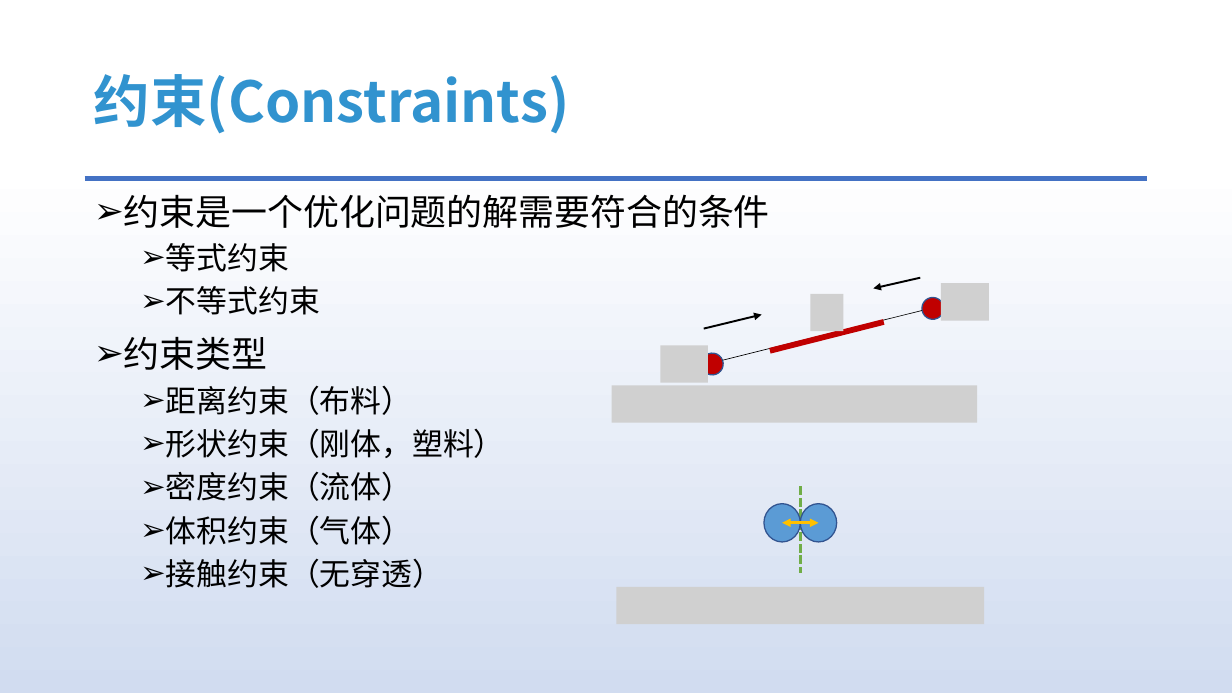
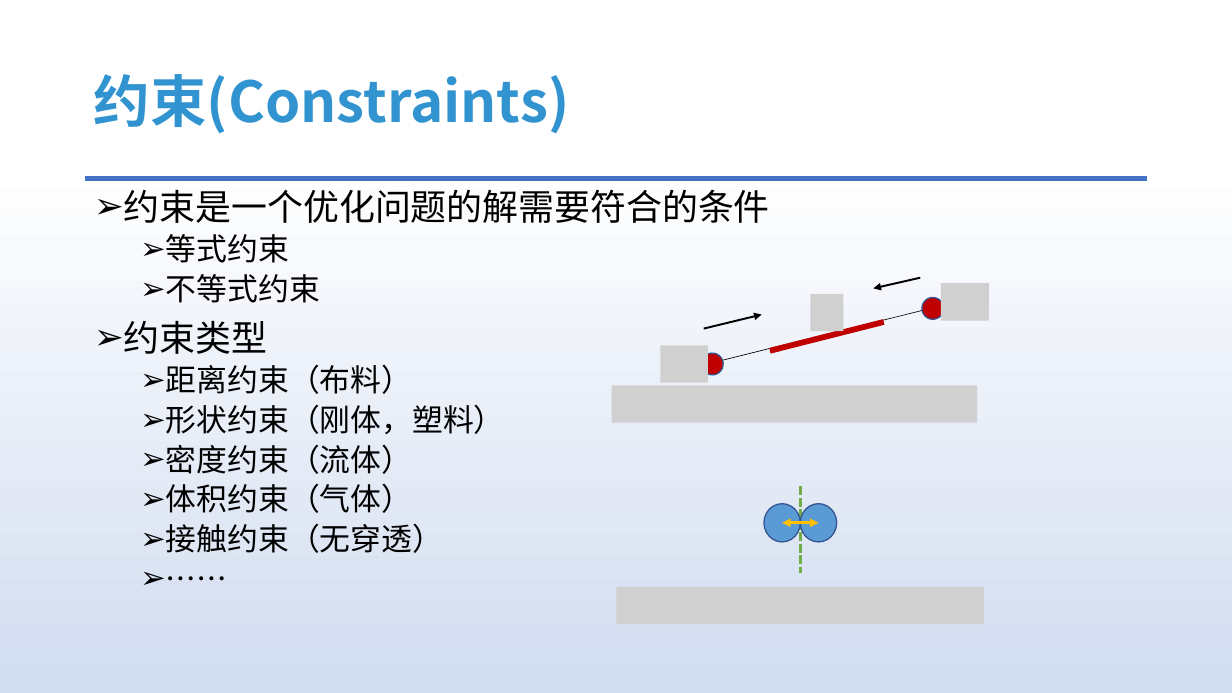
Before and after one commit to answerear/UnityFluid, a slide deck: slide 13 of doc/正式版/基于物理的交互式流体模拟介绍.pptx. Drawn at 1232x693 pixels with LibreOffice and Linux fonts; fonts in the diff are those of the drawing; grey boxes stand for pictures. Boxes give left, top, right and bottom in pixels: in the first picture for what was removed or moved away, otherwise in the second. Text is boxed around its words. In the diff, an @@ line names an element or a change of style, - is before the commit and + after.

```diff
--- a/doc/正式版/基于物理的交互式流体模拟介绍.pptx
+++ b/doc/正式版/基于物理的交互式流体模拟介绍.pptx
@@ text at [124, 189, 770, 553]: paragraph added @@
+  ➢ ……
@@ text at [124, 189, 770, 553]: line spacing 1 to 0.9 @@
```
Also in this commit, not shown: 13 other slides changed.
